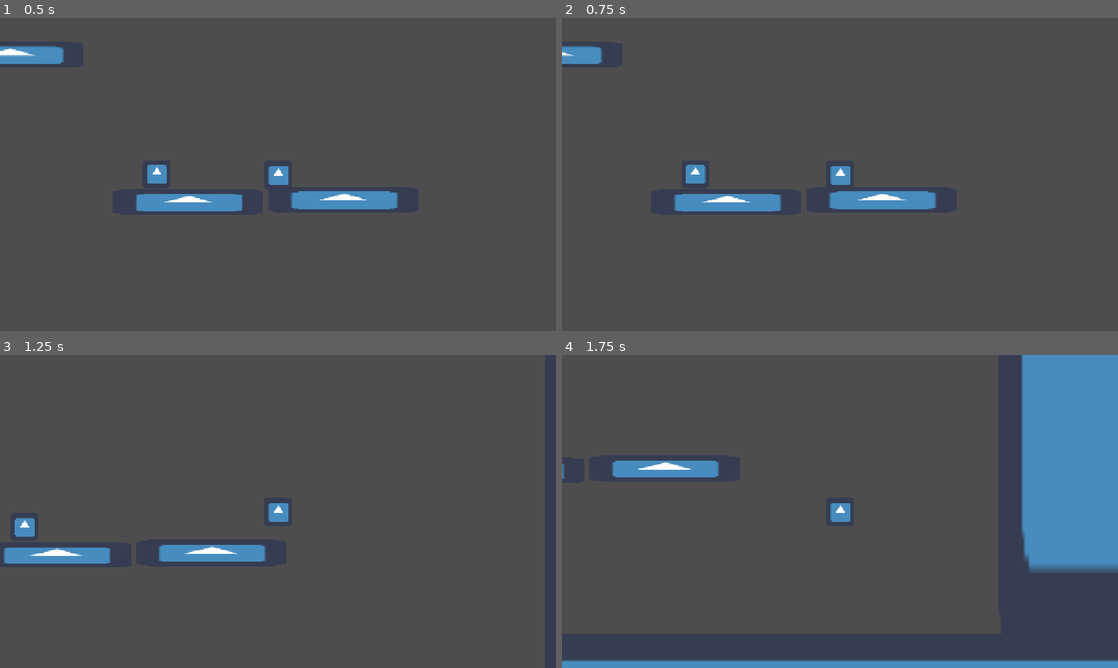
Above: before the commit, frames 1-4 (two rows, left to right).
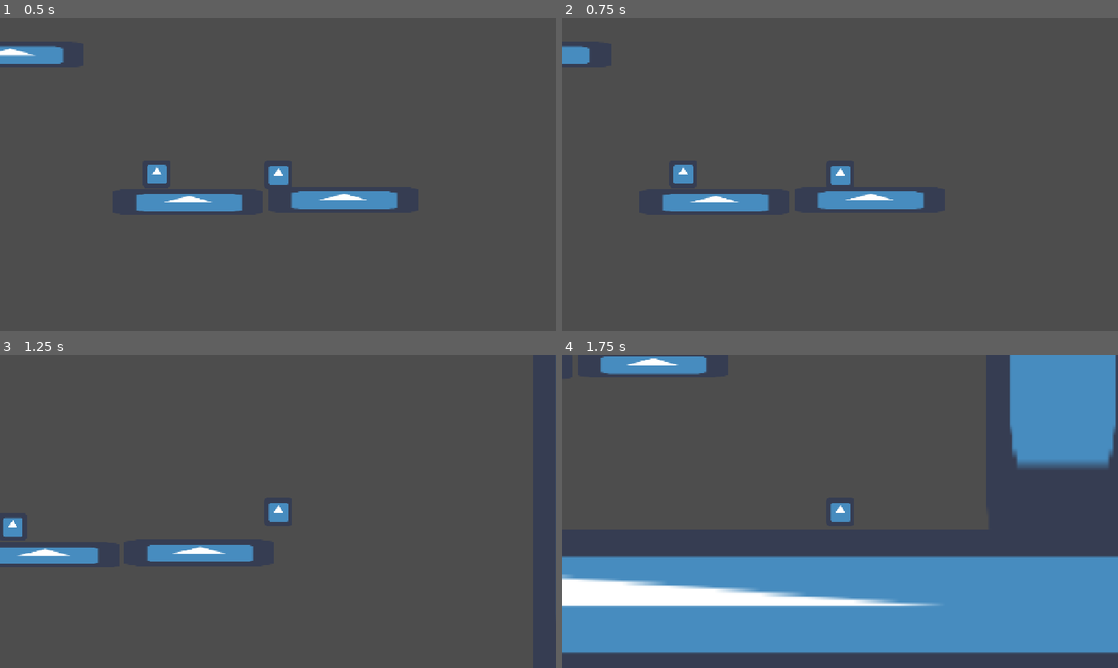
Above: after the commit, the same moments.

Repository: zenbenten/Godot-Platformer
Game: Godot game, scene res://Main.tscn
Two runs of this game, one before a commit and one after it. Both use one fixed random seed, a clock stepped at 60 frames per second and the inputs below. The engine's default icon, where the game draws it, is replaced by a stand-in: a white triangle on a blue panel in a dark square.
Inputs:
- Up to frame 1 (0.5 s): no input
- Up to frame 2 (0.75 s): hold Right (right) from 0.53 s (still down); tap X (item_use) at 0.6 s
- Up to frame 3 (1.25 s): keep holding Right (right); tap Z (jump) at 0.77 s
- Up to frame 4 (1.75 s): keep holding Right (right); tap X (item_use) at 1.35 s; tap Z (jump) at 1.52 s

Frame 1 is identical in both runs. In frame 2, 1.2% of the frame differs, in the area x 0-68%, y 8-62%; in frame 3, 0.9%; in frame 4, 41%, in the area x 0-100%, y 0-100%.

Commit message:
fixed zero gravity bug after hook was fired but before it was attatched

Diff:
--- a/Player.gd
+++ b/Player.gd
@@ -6,8 +6,8 @@
 # --- MOVEMENT ---
 @export_category("Movement")
 @export var max_speed = 500.0
-@export var acceleration = 3000.0
-@export var ground_deceleration = 1200.0
+@export var acceleration = 9000.0
+@export var ground_deceleration = 9000.0
 @export var air_deceleration = 1500.0
 
 # --- JUMPING ---
--- a/SwingState.gd
+++ b/SwingState.gd
@@ -6,46 +6,55 @@
 var hook_ability
 
 func enter(msg: Dictionary = {}):
-	print("Attempting to enter SwingState...")
 	var player = state_machine.player
-	hook_ability = player.find_child("GrapplingHookAbility", true, false)
+	hook_ability = player.find_child("Chain", true, false)
 
 	if hook_ability:
-		print("SwingState: Found hook ability node.")
 		hook_ability.set_process_mode(Node.PROCESS_MODE_INHERIT)
 
 		var aim_direction = msg.get("aim_direction", Vector2(player.facing_direction, 0))
-		print("SwingState: Firing hook in direction: ", aim_direction)
 		hook_ability.shoot(aim_direction)
 	else:
-		print("SwingState ERROR: Could not find hook ability node! Aborting transition.")
 		state_machine.transition_to("Jump")
 
 func process_physics(delta: float):
 	var player = state_machine.player
 
-	if not hook_ability:
+	if not hook_ability or (not hook_ability.flying and not hook_ability.hooked):
 		state_machine.transition_to("Jump")
 		return
 
-	if not hook_ability.flying and not hook_ability.hooked:
-		print("SwingState: Hook is no longer active. Transitioning to Jump.")
-		state_machine.transition_to("Jump")
-		return
-
+	# --- NEW LOGIC: Separate physics for Flying vs. Hooked ---
 	if hook_ability.hooked:
+		# --- PHASE 2: HOOKED ---
+		# Apply the pulling force from the chain.
 		var chain_velocity = (hook_ability.tip - player.global_position).normalized() * 30
 		player.velocity += chain_velocity
 
-	player.velocity.y += player.gravity * player.swing_gravity_multiplier * delta
+		# Apply the special, floaty swinging gravity.
+		player.velocity.y += player.gravity * player.swing_gravity_multiplier * delta
+	else:
+		# --- PHASE 1: HOOK IS FLYING ---
+		# While the hook is in the air, use the same gravity as the JumpState.
+		# This prevents the player from floating.
+		var gravity_multiplier = 1.0
+		if player.velocity.y > 0: # We are falling
+			gravity_multiplier = player.fall_gravity_multiplier
+		player.velocity.y += player.gravity * gravity_multiplier * delta
+
+	# --- Universal Air Control ---
+	# Apply horizontal movement and air deceleration at all times during this state.
+	var direction_input = Input.get_action_strength("right") - Input.get_action_strength("left")
+	if not is_zero_approx(direction_input):
+		player.facing_direction = sign(direction_input)
+	player.velocity.x = move_toward(player.velocity.x, player.max_speed * direction_input, player.air_deceleration * delta)
+
 	player.move_and_slide()
 
 	if Input.is_action_just_released("item_use"):
-		print("SwingState: 'item_use' released. Releasing hook.")
 		hook_ability.release()
 
 func exit():
-	print("Exiting Swing State.")
 	if hook_ability:
 		hook_ability.release()
 		hook_ability.set_process_mode(Node.PROCESS_MODE_DISABLED)
